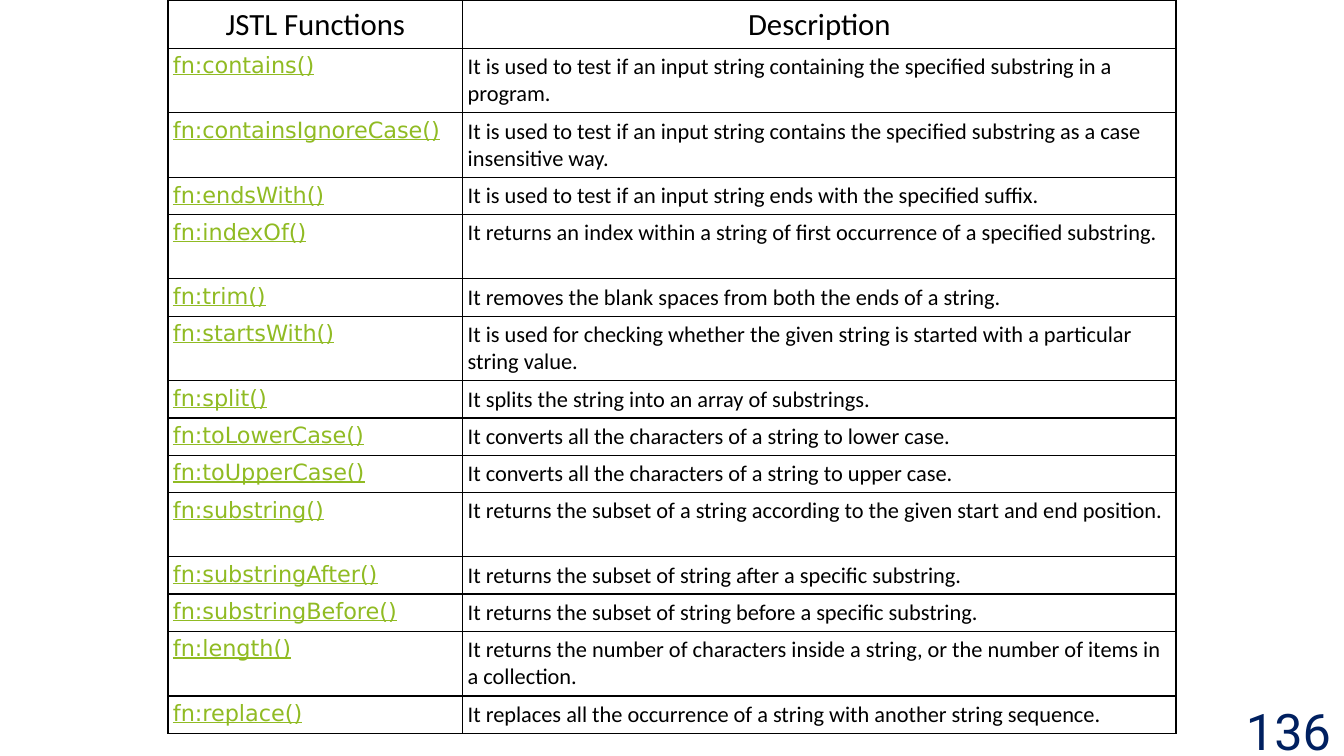
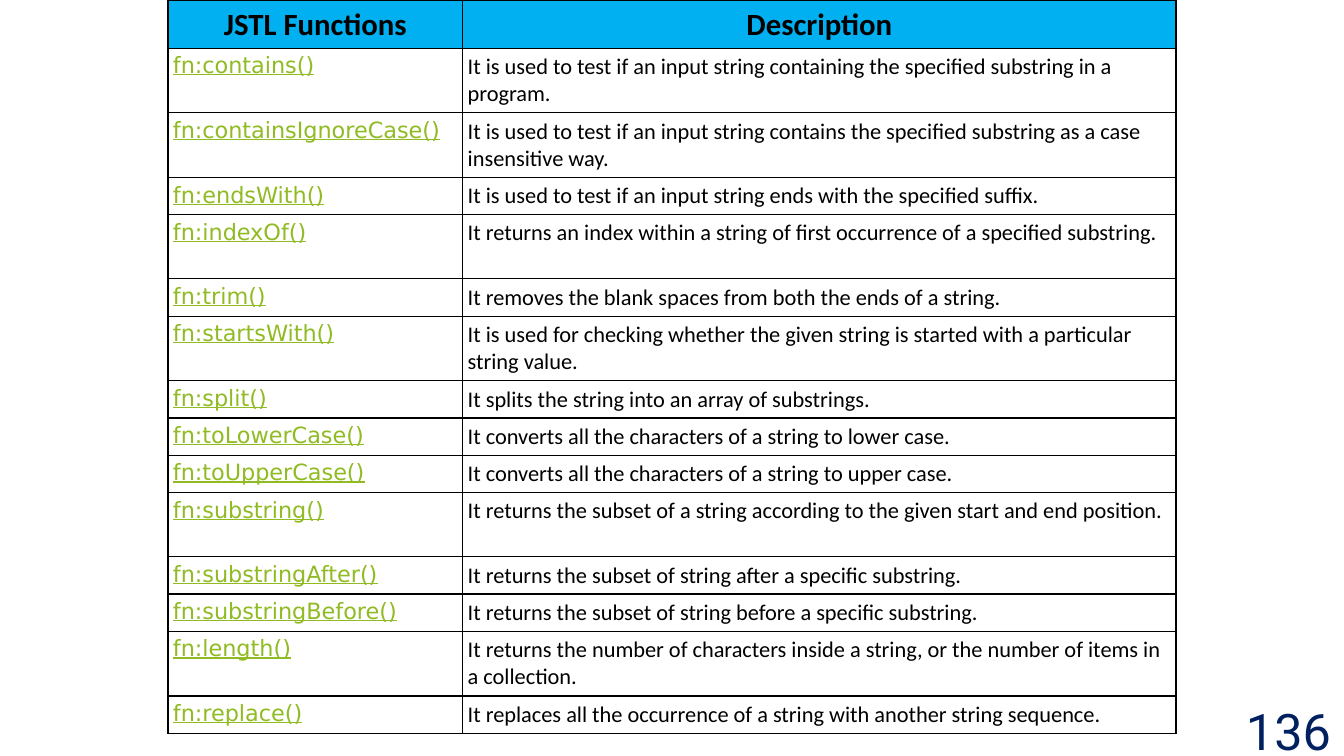
Before and after one commit to jrambasana/AJP2022-material, a slide deck: slide 136 of AJP Slides/AJP (01ce0502) - Unit 5 - JSP.pptx. Drawn at 1344x756 pixels with LibreOffice and Linux fonts; fonts in the diff are those of the drawing. Boxes give left, top, right and bottom in pixels: in the first picture for what was removed or moved away, otherwise in the second. Text is boxed around its words. In the diff, an @@ line names an element or a change of style, - is before the commit and + after.

```diff
--- a/AJP Slides/AJP (01ce0502) - Unit 5 - JSP.pptx
+++ b/AJP Slides/AJP (01ce0502) - Unit 5 - JSP.pptx
@@ table at bbox=[168, 1, 1177, 730] @@
@@ fill none to #00B0F0 in row 1 @@
@@ bold on in "JSTL Functions", "Description" @@
```
